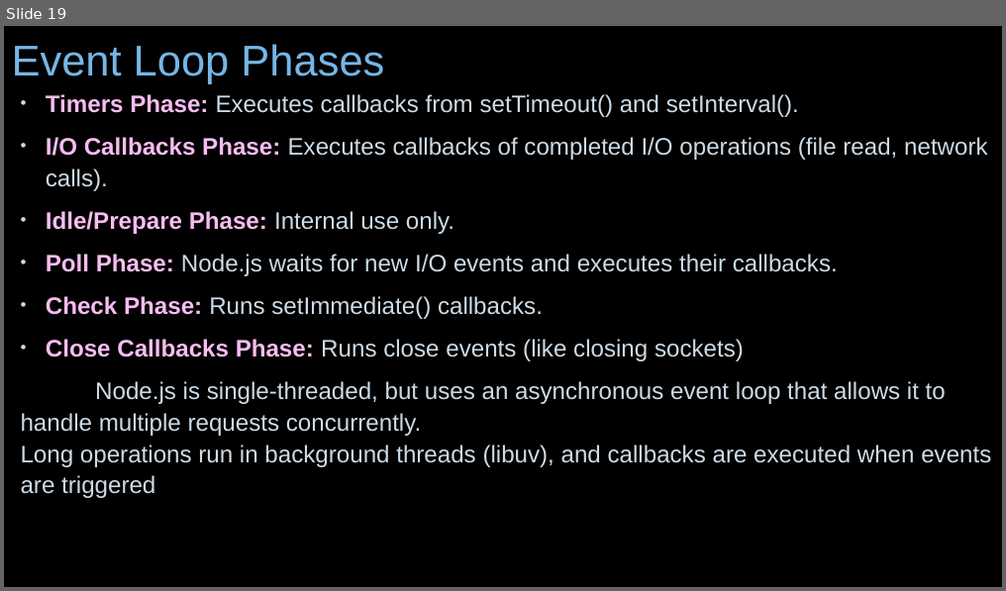
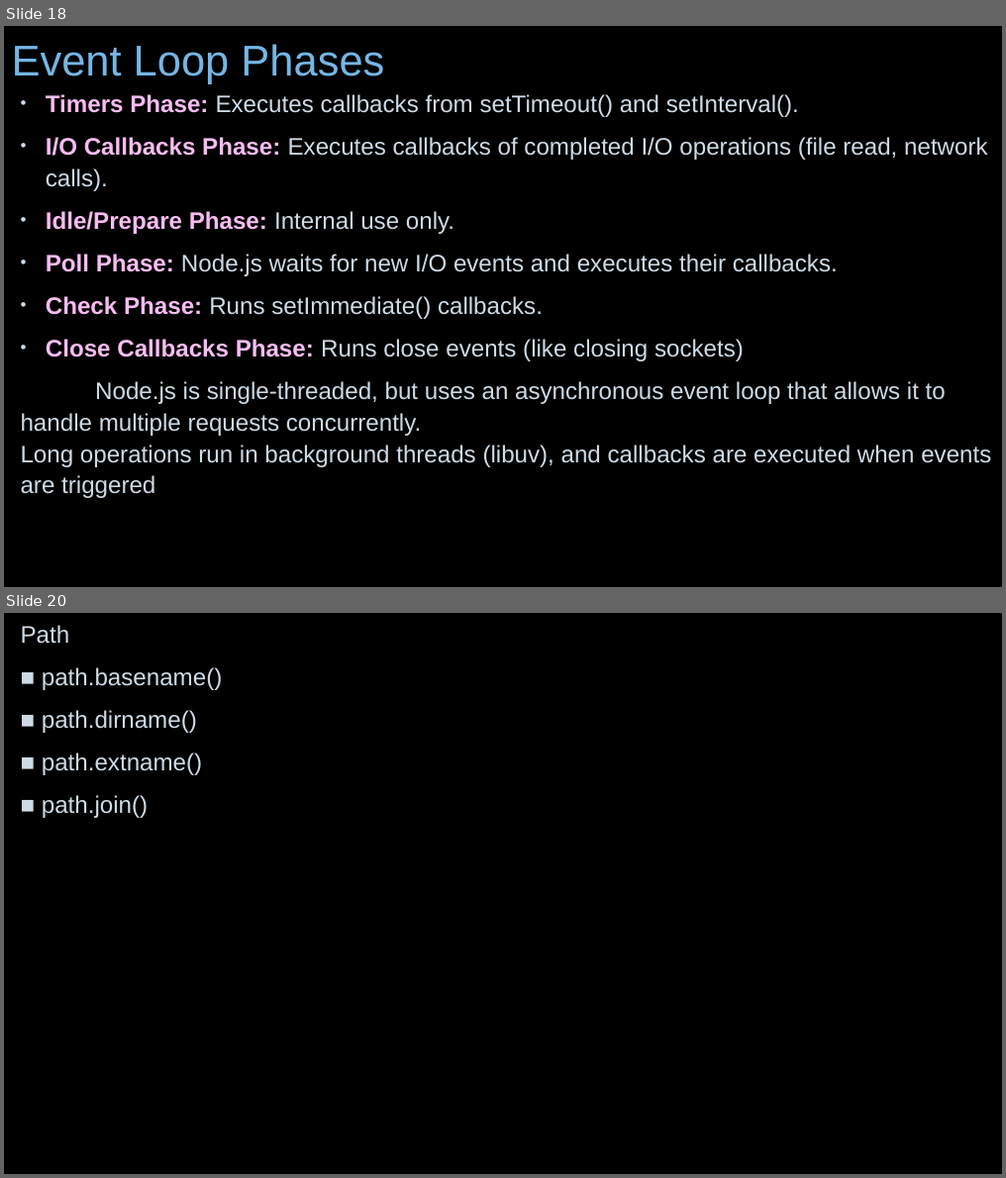
Before and after one commit to JhanaR/mylearnNode, a slide deck: BackEnd - Notes.pptx. Shown one above the other, each under a label of ours: slide 19 before the commit, slides 18 and 20 after it; the slides between them are not shown. The pictures are 1006x591 and 1006x1178 pixels, drawn with LibreOffice and Linux fonts; fonts in the diff are those of the drawing; background and template pictures are left out. Boxes give left, top, right and bottom in pixels: in the first picture for what was removed or moved away, otherwise in the second. Text is boxed around its words. In the diff, an @@ line names an element or a change of style, - is before the commit and + after.

```diff
--- a/BackEnd - Notes.pptx
+++ b/BackEnd - Notes.pptx
@@ slide 20 added at [4,613,1002,1174], background picture (left out) @@
@@ text added at [21,625,222,818], 23 pt, text #CEDBE6 @@
+Path
+■ path.basename()
+■ path.dirname()
+■ path.extname()
+■ path.join()
@@ what was slide 19 is now slide 18 @@
```
Also in this commit, not shown: 8 slides changed, 3 other slides added, 2 slides removed, 14 other files.
